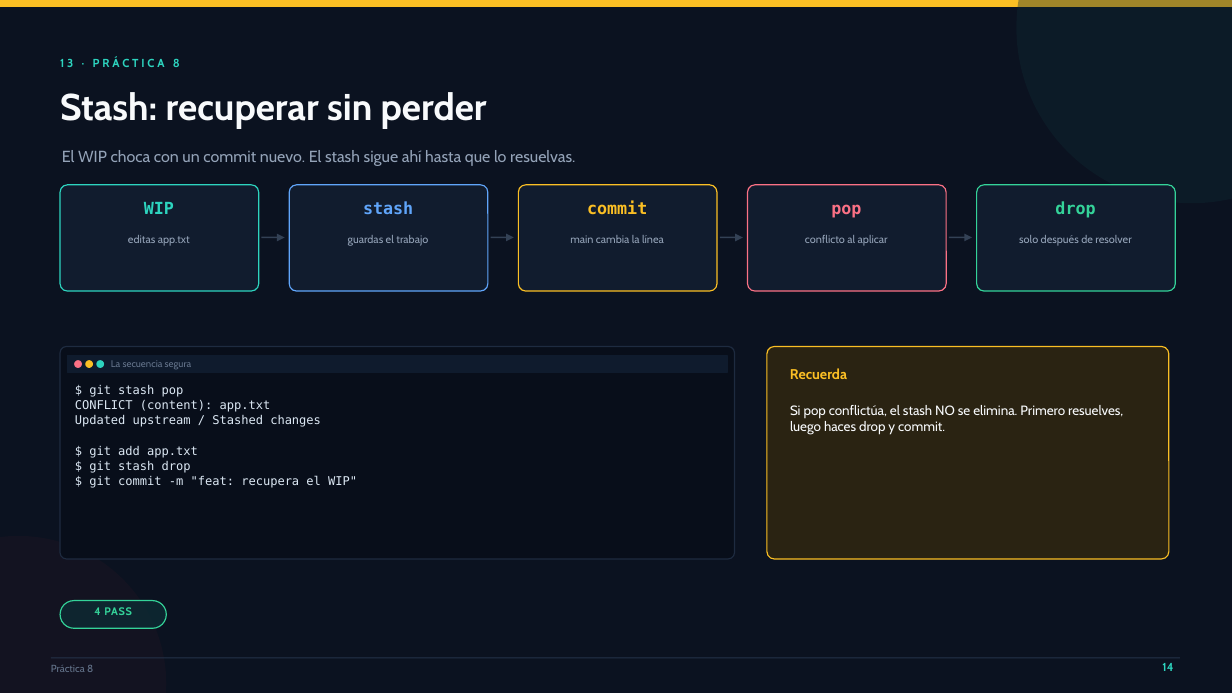
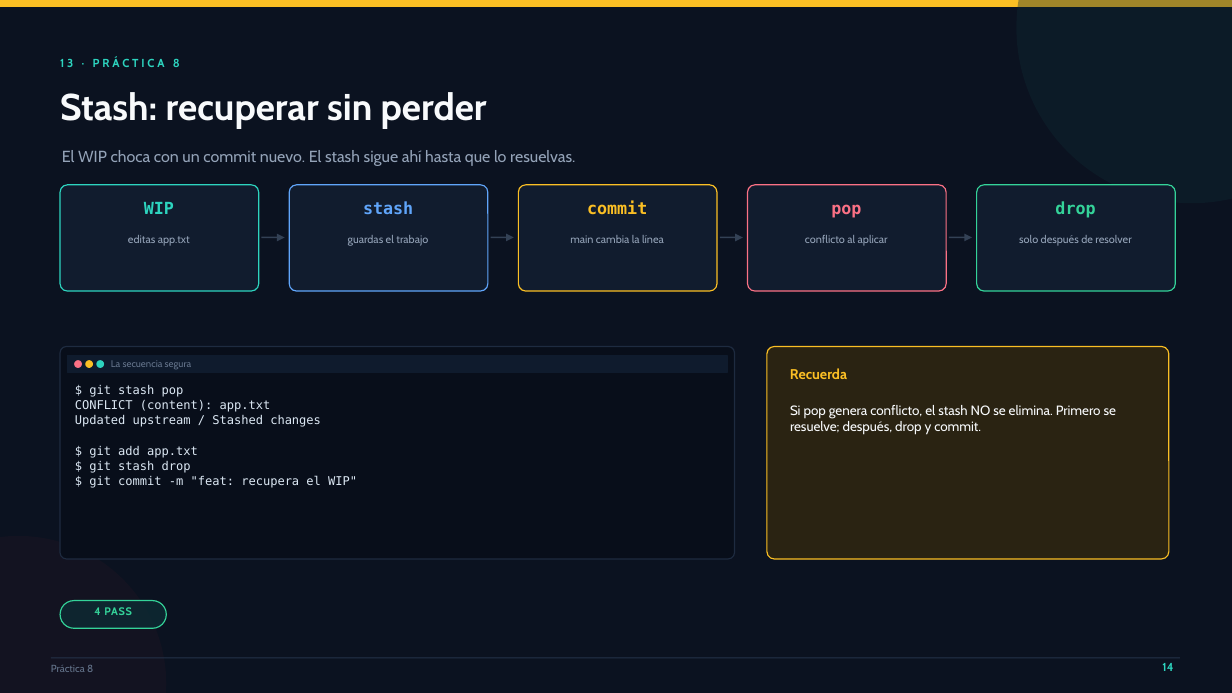
Before and after one commit to 75749748-blip/conflictos-git-ejercicios, a slide deck: slide 14 of Conflictos-Git-Presentacion.pptx. Drawn at 1232x693 pixels with LibreOffice and Linux fonts; fonts in the diff are those of the drawing. Boxes give left, top, right and bottom in pixels: in the first picture for what was removed or moved away, otherwise in the second. Text is boxed around its words. In the diff, an @@ line names an element or a change of style, - is before the commit and + after.

```diff
--- a/Conflictos-Git-Presentacion.pptx
+++ b/Conflictos-Git-Presentacion.pptx
@@ text at (x1=790, y1=405, x2=1116, y2=435): text changed @@
-Si pop conflictúa, el stash NO se elimina. Primero resuelves, luego haces drop y commit.
+Si pop genera conflicto, el stash NO se elimina. Primero se resuelve; después, drop y commit.
```
Also in this commit, not shown: 13 other slides changed, 17 other files.
